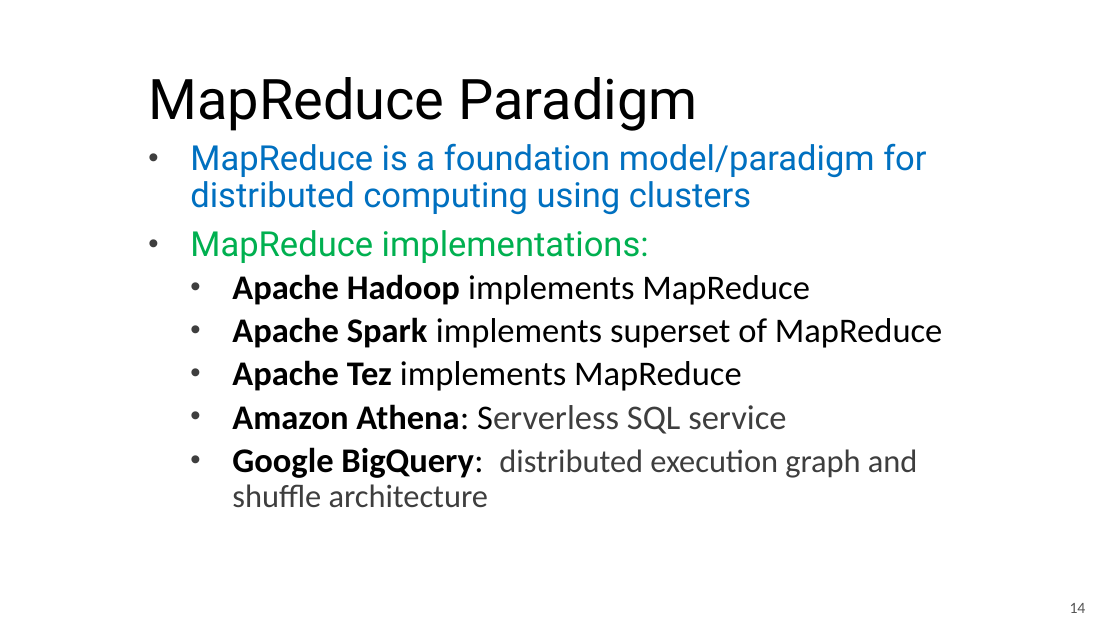
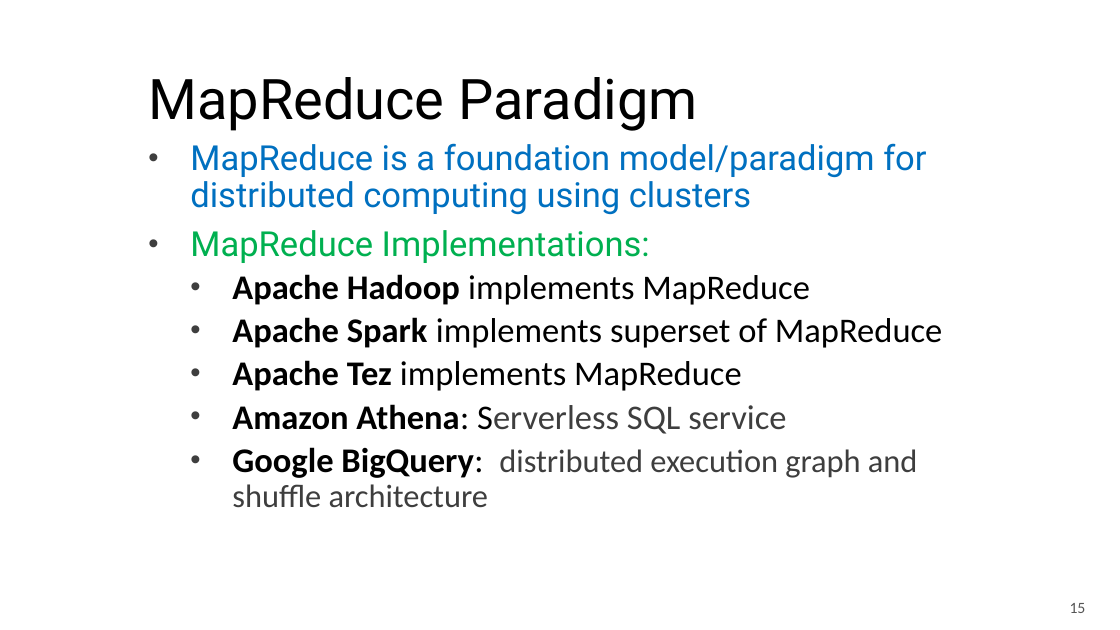
Before and after one commit to mahmoudparsian/big-data-modeling, a slide deck: slide 15 of course_information/COURSE_OUTLINE_10_WEEKS.pptx (slide 14 before the commit). Drawn at 1120x630 pixels with LibreOffice and Linux fonts; fonts in the diff are those of the drawing; background and template pictures are left out. Boxes give left, top, right and bottom in pixels: in the first picture for what was removed or moved away, otherwise in the second. Text is boxed around its words. In the diff, an @@ line names an element or a change of style, - is before the commit and + after.

```diff
--- a/course_information/COURSE_OUTLINE_10_WEEKS.pptx
+++ b/course_information/COURSE_OUTLINE_10_WEEKS.pptx
@@ subtitle at (x1=190, y1=230, x2=650, y2=263): text changed @@
-• MapReduce implementations:
+• MapReduce Implementations:
@@ page number at (x1=1070, y1=603, x2=1086, y2=613): text changed @@
-14
+15
```
Also in this commit, not shown: 23 other slides changed, 2 slides added, 2 other files.
